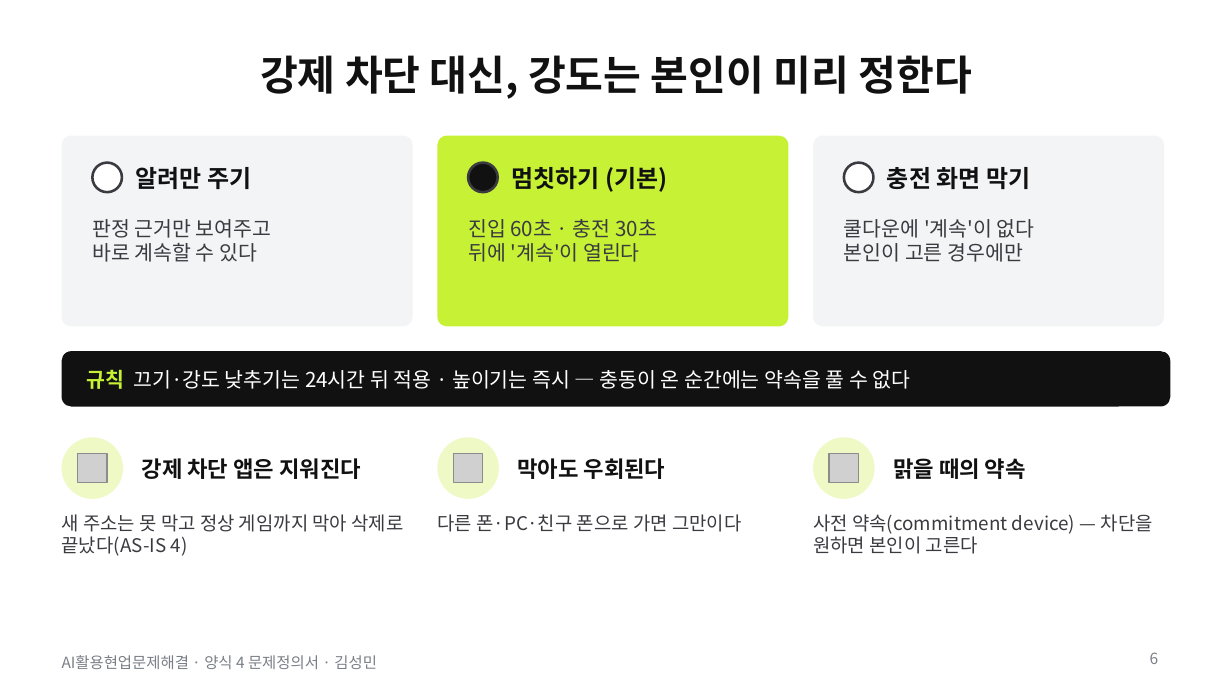
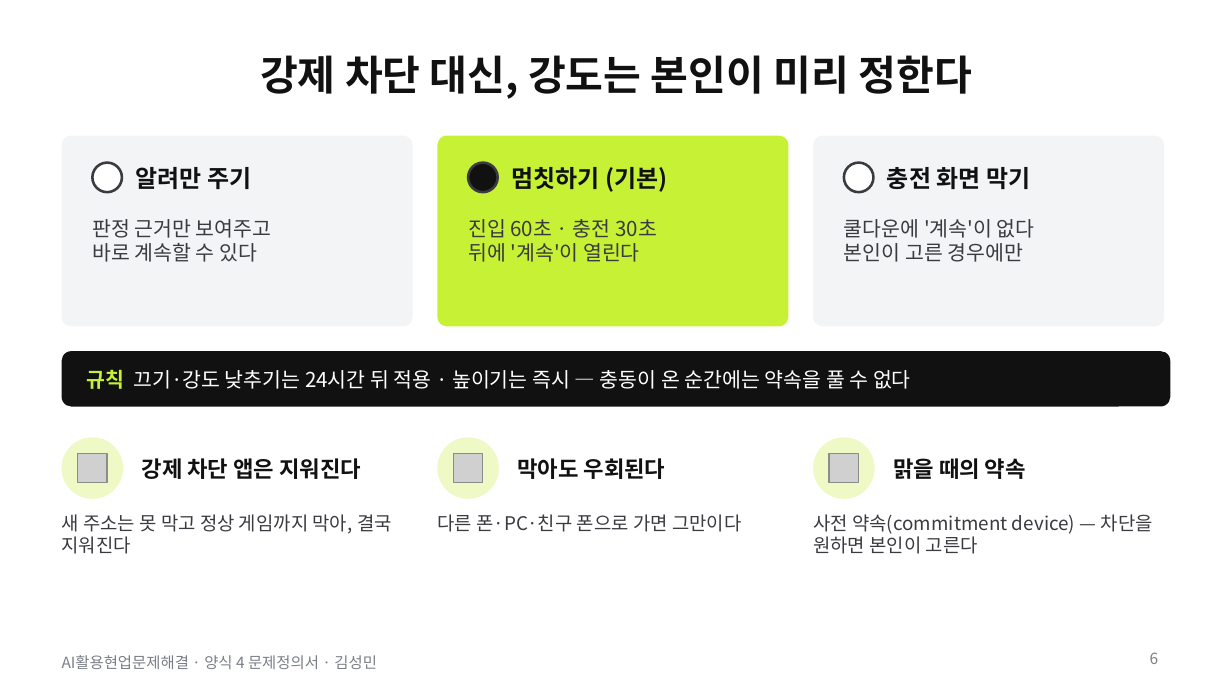
Before and after one commit to Holy-Min/gambling-content-detection, a slide deck: slide 6 of docs/week5/form4_presentation.pptx. Drawn at 1232x693 pixels with LibreOffice and Linux fonts; fonts in the diff are those of the drawing; grey boxes stand for pictures. Boxes give left, top, right and bottom in pixels: in the first picture for what was removed or moved away, otherwise in the second. Text is boxed around its words. In the diff, an @@ line names an element or a change of style, - is before the commit and + after.

```diff
--- a/docs/week5/form4_presentation.pptx
+++ b/docs/week5/form4_presentation.pptx
@@ text at (62,514,392,554): text changed @@
-새 주소는 못 막고 정상 게임까지 막아 삭제로 끝났다(AS-IS 4)
+새 주소는 못 막고 정상 게임까지 막아, 결국 지워진다
```
Also in this commit, not shown: 6 other slides changed, 1 slide added.
